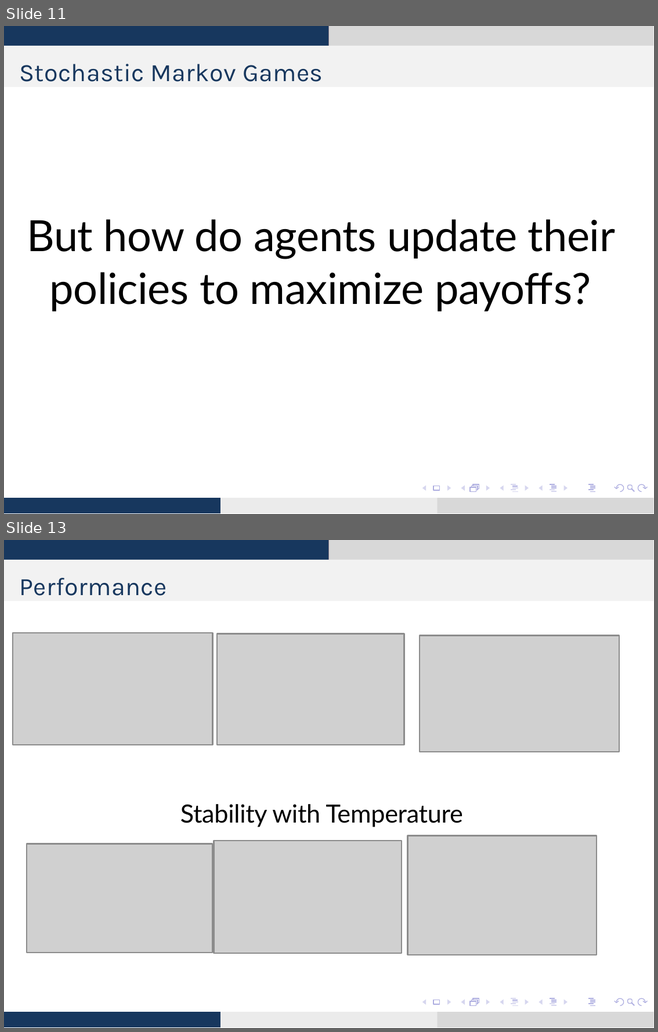
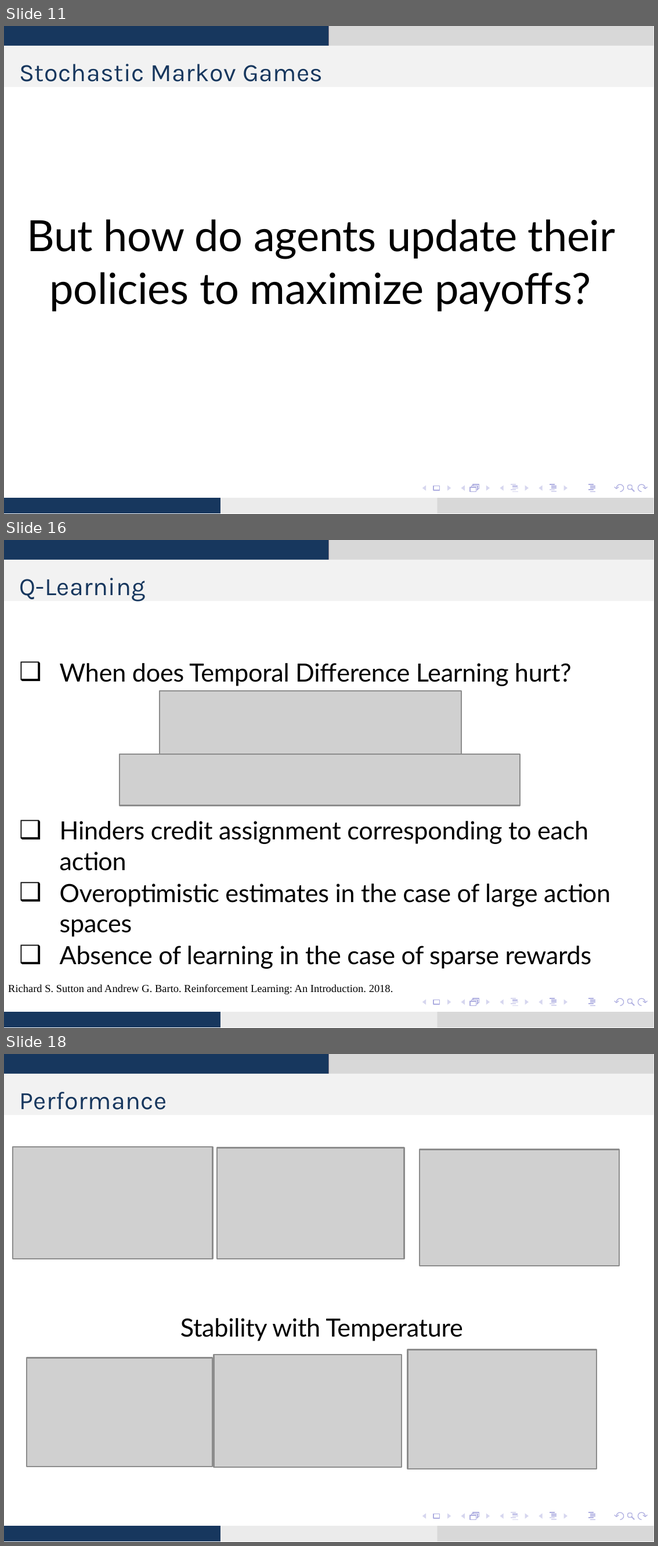
Before and after one commit to karush17/ECE1657-Project, a slide deck: presentation/ppt.pptx. Shown one above the other, each under a label of ours: slides 11 and 13 before the commit, slides 11, 16 and 18 after it; the slides between them are not shown. The pictures are 658x1032 and 658x1546 pixels, drawn with LibreOffice and Linux fonts; fonts in the diff are those of the drawing; grey boxes stand for pictures. Boxes give left, top, right and bottom in pixels: in the first picture for what was removed or moved away, otherwise in the second. Text is boxed around its words. In the diff, an @@ line names an element or a change of style, - is before the commit and + after.

```diff
--- a/presentation/ppt.pptx
+++ b/presentation/ppt.pptx
@@ slide 16 added at (4, 540, 654, 1028), background #FFFFFF; not listed: 16 template elements that a slide beside it also shows @@
@@ freeform shape added at (4, 540, 329, 559), fill #17375E @@
@@ freeform shape added at (329, 540, 654, 559), fill #D8D8D8 @@
@@ rectangle added at (4, 559, 654, 600), fill #F2F2F2, 14 pt, text #17375E @@
+Q-Learning
@@ text added at (60, 663, 610, 969), 14 pt, text #000000 @@
+❑ When does Temporal Difference Learning hurt?
+❑ Hinders credit assignment corresponding to each action
+❑ Overoptimistic estimates in the case of large action spaces
+❑ Absence of learning in the case of sparse rewards
@@ picture added at (160, 691, 462, 754) @@
@@ picture added at (120, 754, 520, 806) @@
@@ text added at (8, 984, 393, 994), 6 pt, text #000000 @@
+Richard S. Sutton and Andrew G. Barto. Reinforcement Learning: An Introduction. 2018.
@@ freeform shape added at (4, 1012, 220, 1027), fill #17375E @@
@@ freeform shape added at (220, 1012, 437, 1027), fill #EBEBEB @@
@@ freeform shape added at (437, 1012, 654, 1027), fill #D8D8D8 @@
@@ what was slide 13 is now slide 18 @@
```
Also in this commit, not shown: 2 slides changed, 5 other slides added, 1 slide removed, 6 other files.
